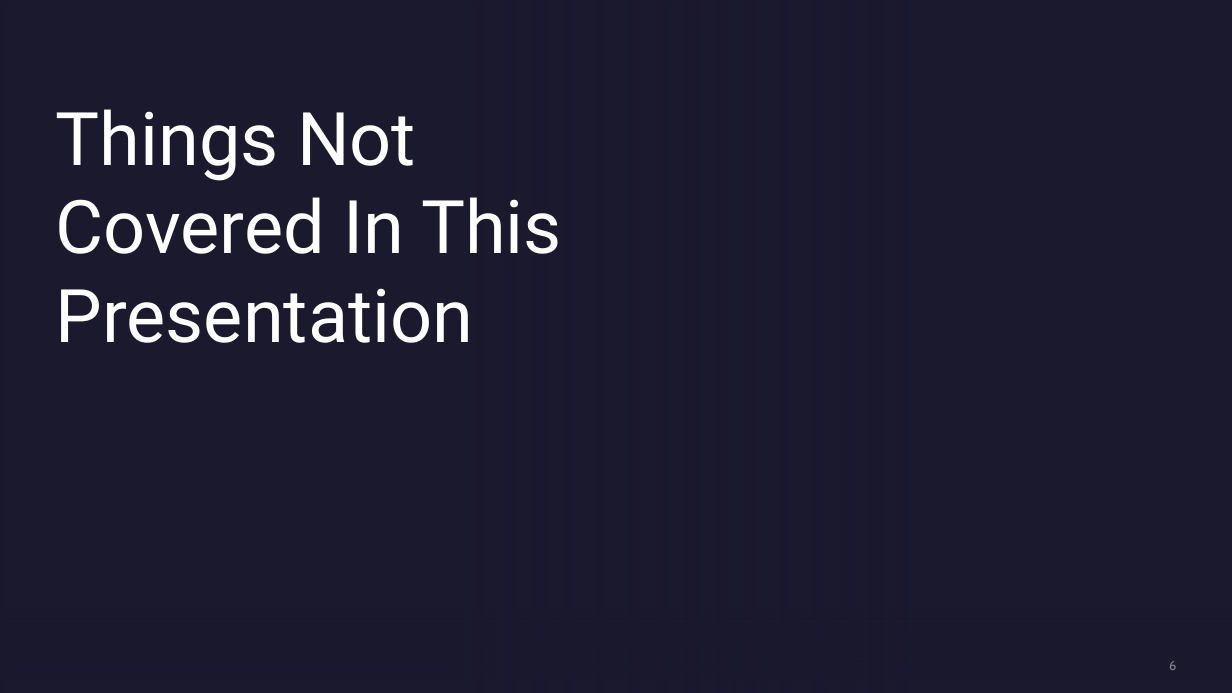
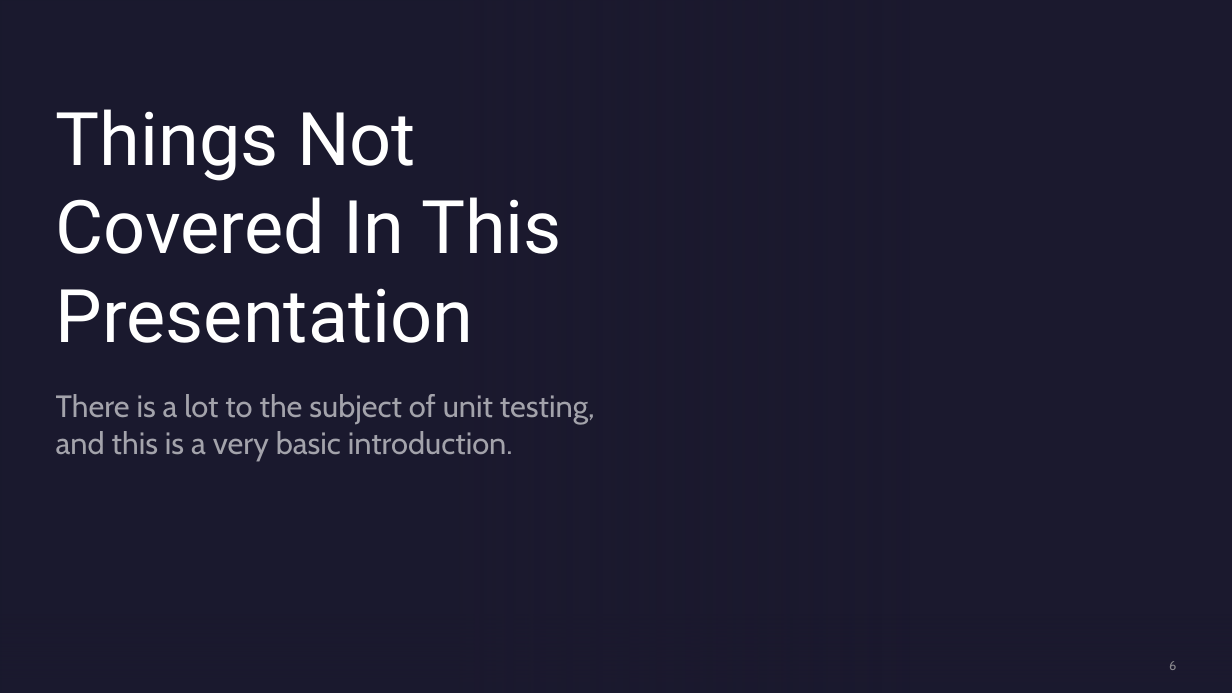
Before and after one commit to Three97/UnitTestingPresentation, a slide deck: slide 6 of PowerPoint/UnitTestingInCSharp.pptx. Drawn at 1232x693 pixels with LibreOffice and Linux fonts; fonts in the diff are those of the drawing; background and template pictures are left out. Boxes give left, top, right and bottom in pixels: in the first picture for what was removed or moved away, otherwise in the second. Text is boxed around its words. In the diff, an @@ line names an element or a change of style, - is before the commit and + after.

```diff
--- a/PowerPoint/UnitTestingInCSharp.pptx
+++ b/PowerPoint/UnitTestingInCSharp.pptx
@@ subtitle added at [56,394,595,461], 24 pt, text #FFFFFF at 60% opacity @@
+There is a lot to the subject of unit testing, and this is a very basic introduction.
```
Also in this commit, not shown: 10 other slides changed.
